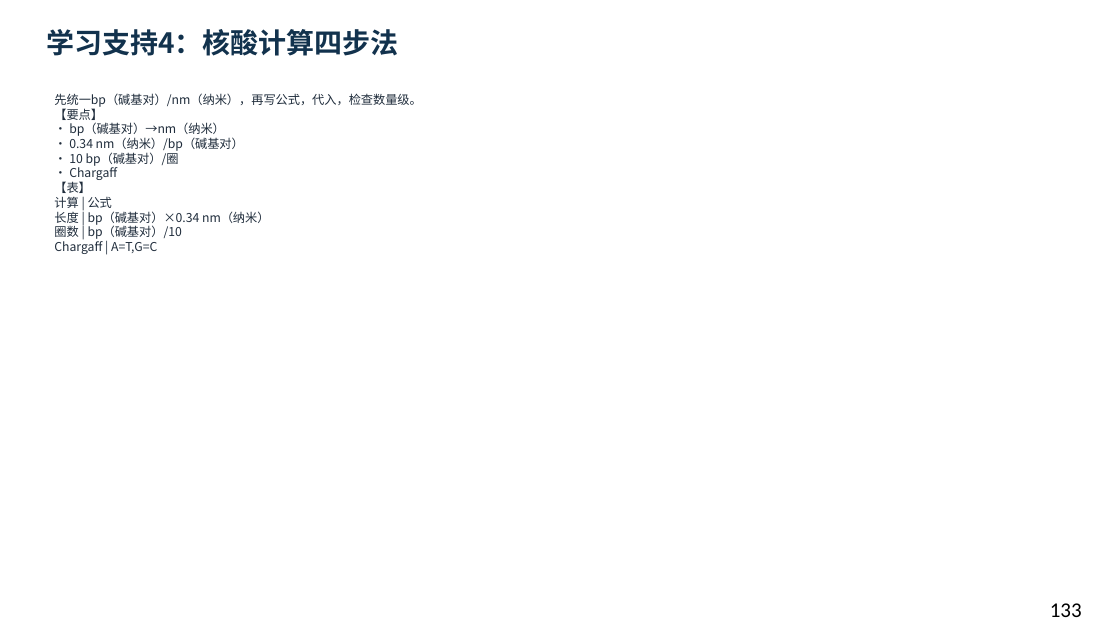
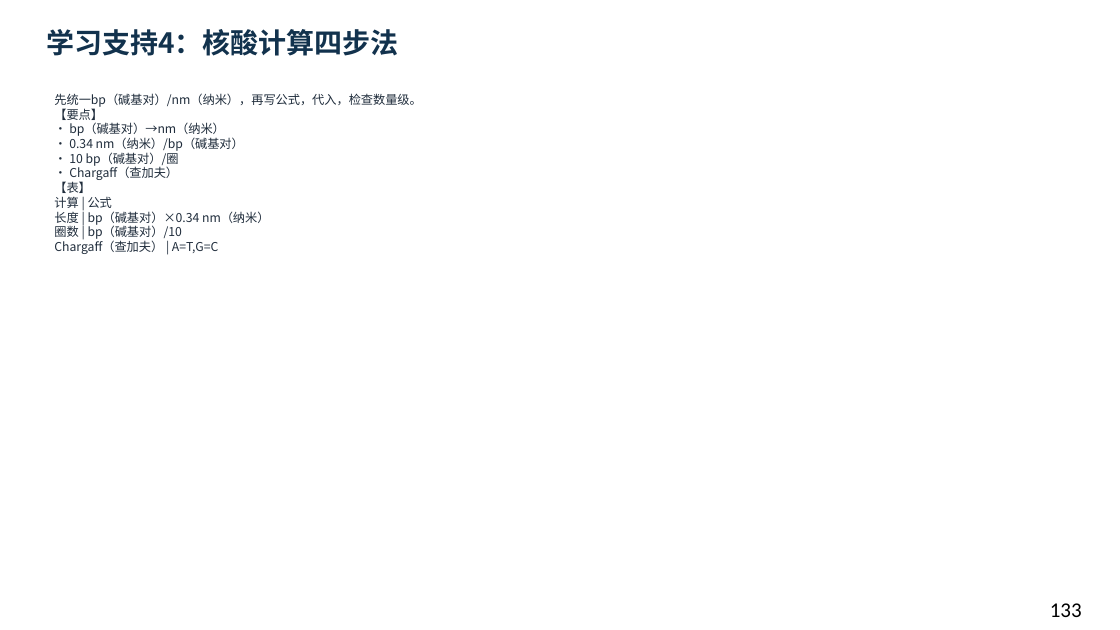
Before and after one commit to newkan-li/Biochemistry, a slide deck: slide 133 of downloads/bc11-ai-style.pptx. Drawn at 1120x630 pixels with LibreOffice and Linux fonts; fonts in the diff are those of the drawing. Boxes give left, top, right and bottom in pixels: in the first picture for what was removed or moved away, otherwise in the second. Text is boxed around its words. In the diff, an @@ line names an element or a change of style, - is before the commit and + after.

```diff
--- a/downloads/bc11-ai-style.pptx
+++ b/downloads/bc11-ai-style.pptx
@@ text at box(54, 93, 421, 254): text changed @@
-先统一bp（碱基对）/nm（纳米），再写公式，代入，检查数量级。
-【要点】
-• bp（碱基对）→nm（纳米）
-• 0.34 nm（纳米）/bp（碱基对）
-• 10 bp（碱基对）/圈
-• Chargaff
-【表】
-计算 | 公式
-长度 | bp（碱基对）×0.34 nm（纳米）
-圈数 | bp（碱基对）/10
-Chargaff | A=T,G=C
+先统一bp（碱基对）/nm（纳米），再写公式，代入，检查数量级。
+【要点】
+• bp（碱基对）→nm（纳米）
+• 0.34 nm（纳米）/bp（碱基对）
+• 10 bp（碱基对）/圈
+• Chargaff（查加夫）
+【表】
+计算 | 公式
+长度 | bp（碱基对）×0.34 nm（纳米）
+圈数 | bp（碱基对）/10
+Chargaff（查加夫） | A=T,G=C
```
Also in this commit, not shown: 18 other slides changed, 3 other files.
